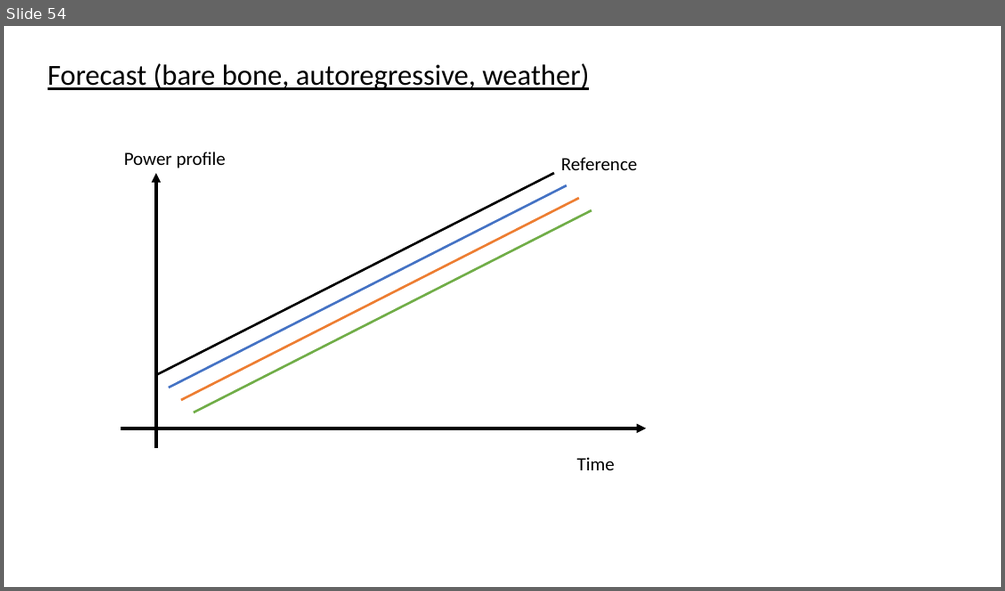
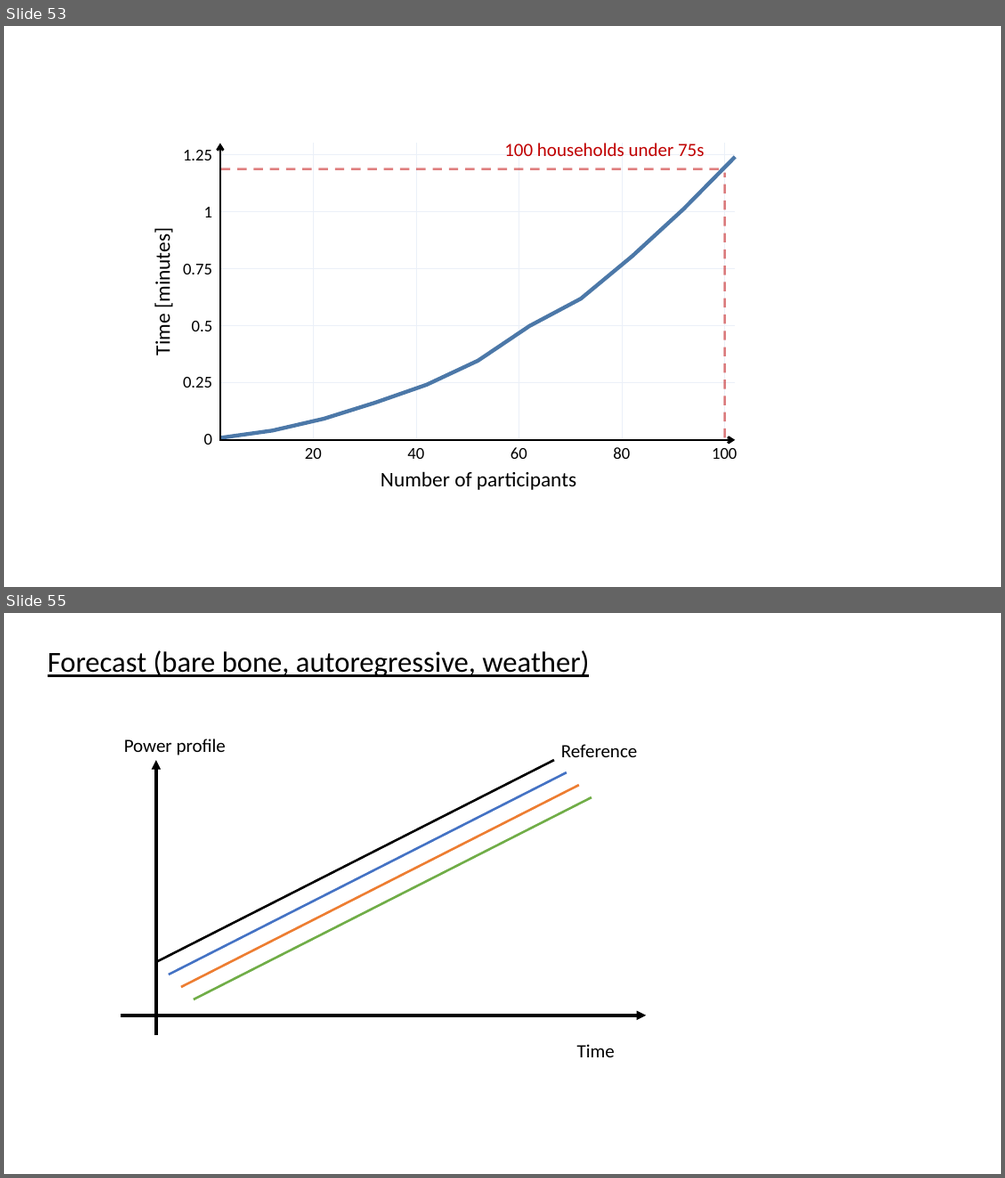
Before and after one commit to Jonathan56/supplementary_thesis, a slide deck: figures.pptx. Shown one above the other, each under a label of ours: slide 54 before the commit, slides 53 and 55 after it; the slides between them are not shown. The pictures are 1005x591 and 1005x1178 pixels, drawn with LibreOffice and Linux fonts; fonts in the diff are those of the drawing. Boxes give left, top, right and bottom in pixels: in the first picture for what was removed or moved away, otherwise in the second. Text is boxed around its words. In the diff, an @@ line names an element or a change of style, - is before the commit and + after.

```diff
--- a/figures.pptx
+++ b/figures.pptx
@@ slide 53 added at (4, 26, 1001, 587), background #FFFFFF @@
@@ freeform shape added at (151, 103, 152, 104), fill #000000 @@
@@ group added at (183, 150, 213, 444): 6 texts @@
+0
+0.25
+0.5
+0.75
+1
+1.25
@@ freeform shape added at (220, 143, 221, 440), outline #000000 2.25 pt @@
@@ group added at (221, 143, 736, 440): 10 freeform shapes @@
@@ freeform shape added at (221, 157, 736, 438), outline #4C78A8 3.75 pt @@
@@ text added at (504, 143, 704, 156), 18 pt, text #C00000 @@
+100 households under 75s
@@ line added from (221, 168) to (723, 168), #C00000 2.25 pt dashed @@
@@ line added from (725, 438) to (725, 173), #C00000 2.25 pt dashed @@
@@ text added at (150, 236, 175, 354), 20 pt, text #000000 @@
+Time [minutes]
@@ freeform shape added at (219, 440, 736, 440), outline #000000 2.25 pt @@
@@ group added at (305, 447, 736, 459): 5 texts @@
+20
+40
+60
+80
+100
@@ text added at (380, 471, 576, 490), 20 pt, text #000000 @@
+Number of participants
@@ what was slide 54 is now slide 55 @@
```
Also in this commit, not shown: 1 other slide added, 1 slide removed, 4 other files.
